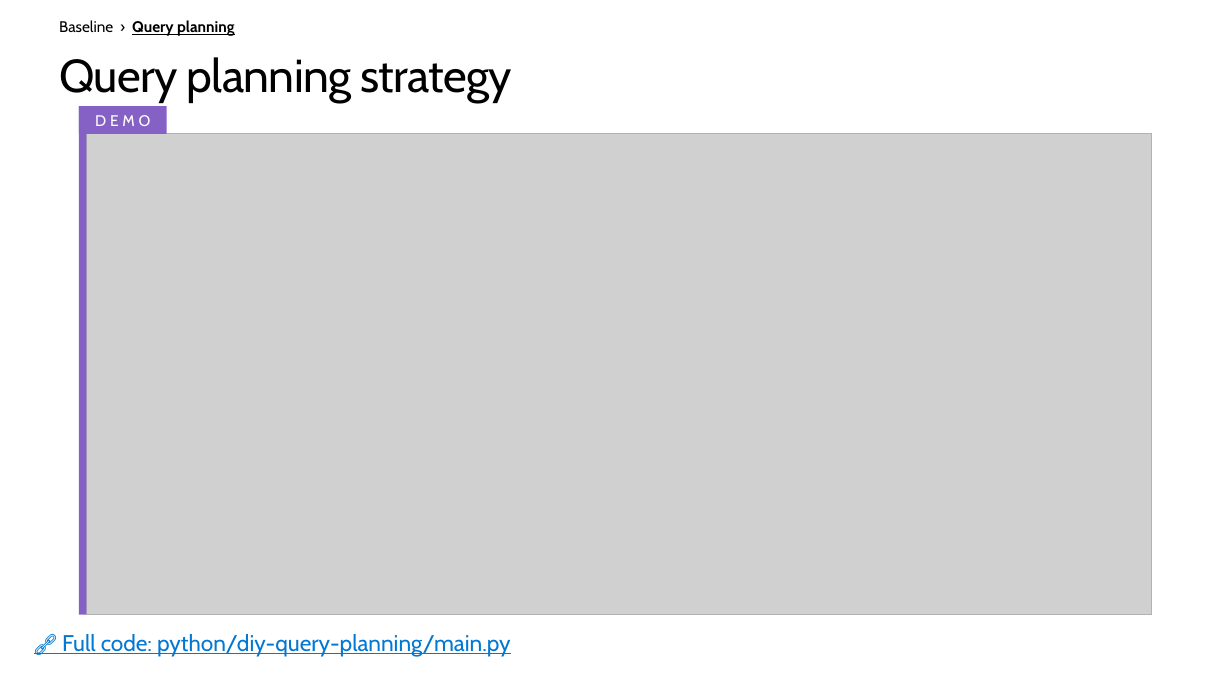
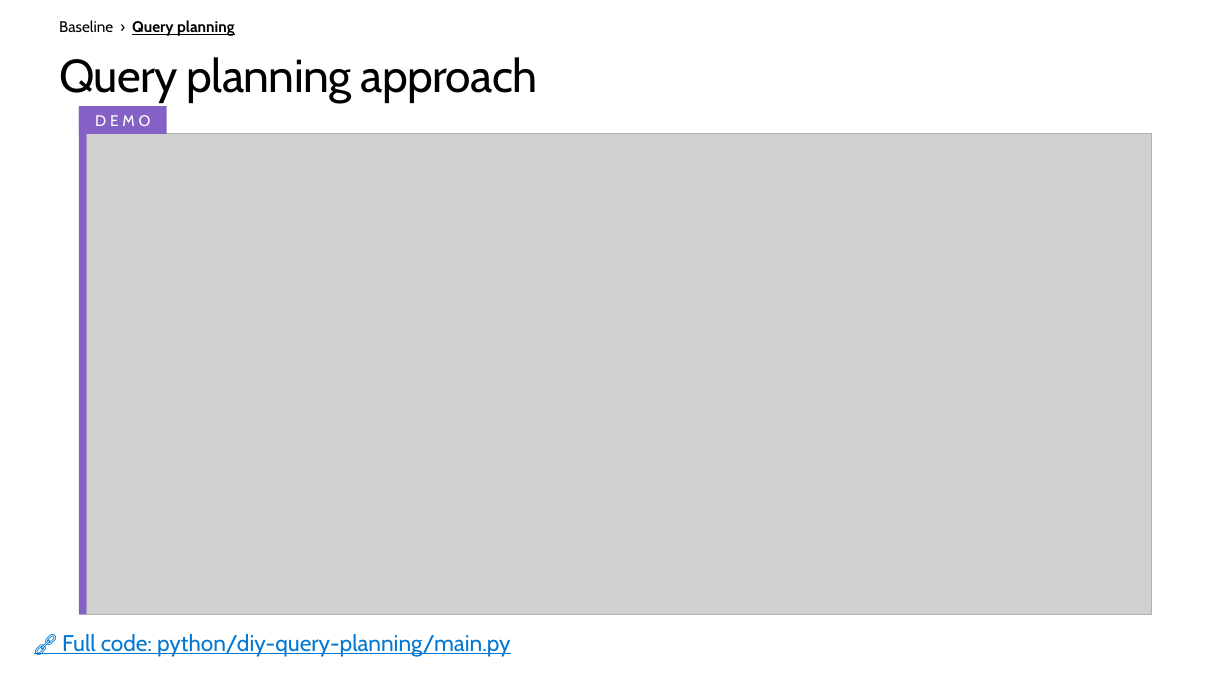
Before and after one commit to microsoft/ignite26-BRK300-building-agentic-retrieval-from-diy-to-foundry-iq, a slide deck: slide 15 of IgniteBRK300-WorkingDeck.pptx. Drawn at 1232x693 pixels with LibreOffice and Linux fonts; fonts in the diff are those of the drawing; grey boxes stand for pictures; background and template pictures are left out. Boxes give left, top, right and bottom in pixels: in the first picture for what was removed or moved away, otherwise in the second. Text is boxed around its words. In the diff, an @@ line names an element or a change of style, - is before the commit and + after.

```diff
--- a/IgniteBRK300-WorkingDeck.pptx
+++ b/IgniteBRK300-WorkingDeck.pptx
@@ title at (59, 57, 538, 103): text changed @@
-Query planning strategy
+Query planning approach
```
Also in this commit, not shown: 16 other slides changed, 1 slide removed, 7 other files.
